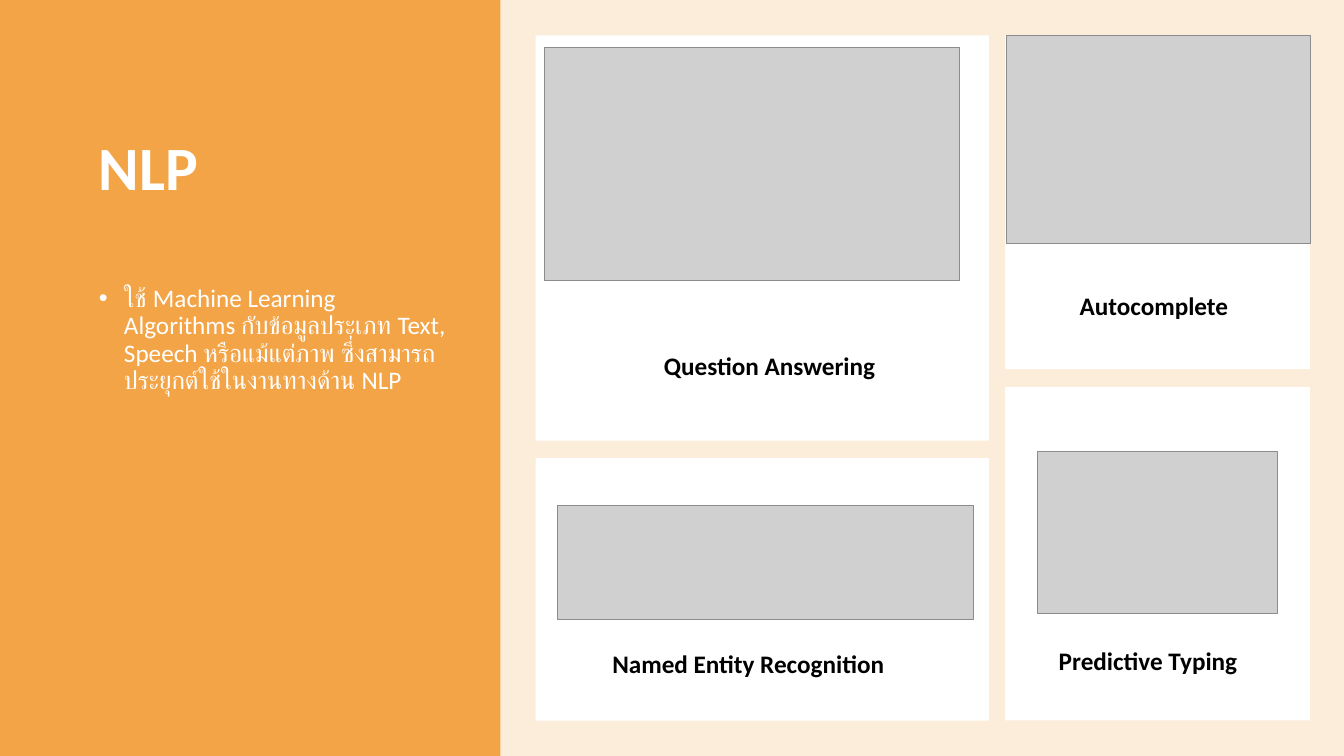
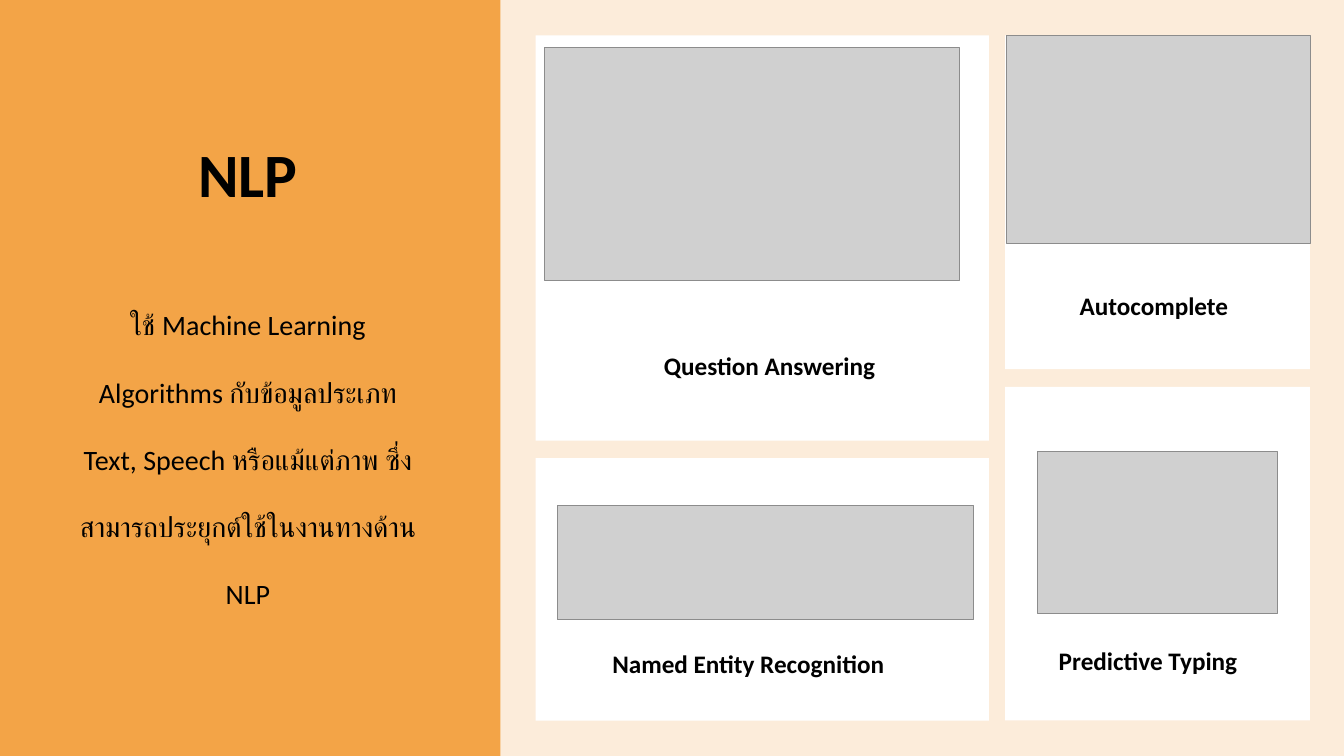
Before and after one commit to SpriteKitz/FakeNewsProject, a slide deck: slide 4 of Doc/Detection Fake News with NLP model.pptx. Drawn at 1344x756 pixels with LibreOffice and Linux fonts; fonts in the diff are those of the drawing; grey boxes stand for pictures. Boxes give left, top, right and bottom in pixels: in the first picture for what was removed or moved away, otherwise in the second. Text is boxed around its words. In the diff, an @@ line names an element or a change of style, - is before the commit and + after.

```diff
--- a/Doc/Detection Fake News with NLP model.pptx
+++ b/Doc/Detection Fake News with NLP model.pptx
@@ text "NLP": place and size @@
-text "NLP" at bbox=[99, 150, 198, 190]
+text "NLP" at bbox=[198, 157, 297, 197]
@@ text "NLP" at bbox=[198, 157, 297, 197]: text colour #FFFFFF to #000000; alignment left to centre @@
@@ text "ใช้ Machine Learning Algorithms กับข้อมูลประเภท ...": place and size @@
-text "ใช้ Machine Learning Algorithms กับข้อมูลประเภท ..." at bbox=[124, 288, 446, 396]
+text "ใช้ Machine Learning Algorithms กับข้อมูลประเภท ..." at bbox=[80, 314, 416, 604]
@@ text "ใช้ Machine Learning Algorithms กับข้อมูลประเภท ..." at bbox=[80, 314, 416, 604]: size 18 to 20 pt, text colour #FFFFFF to #000000; alignment left to centre; bullet • to none; line spacing 0.9 to 2 @@
```
Also in this commit, not shown: 1 other slide changed, 1 slide removed.
